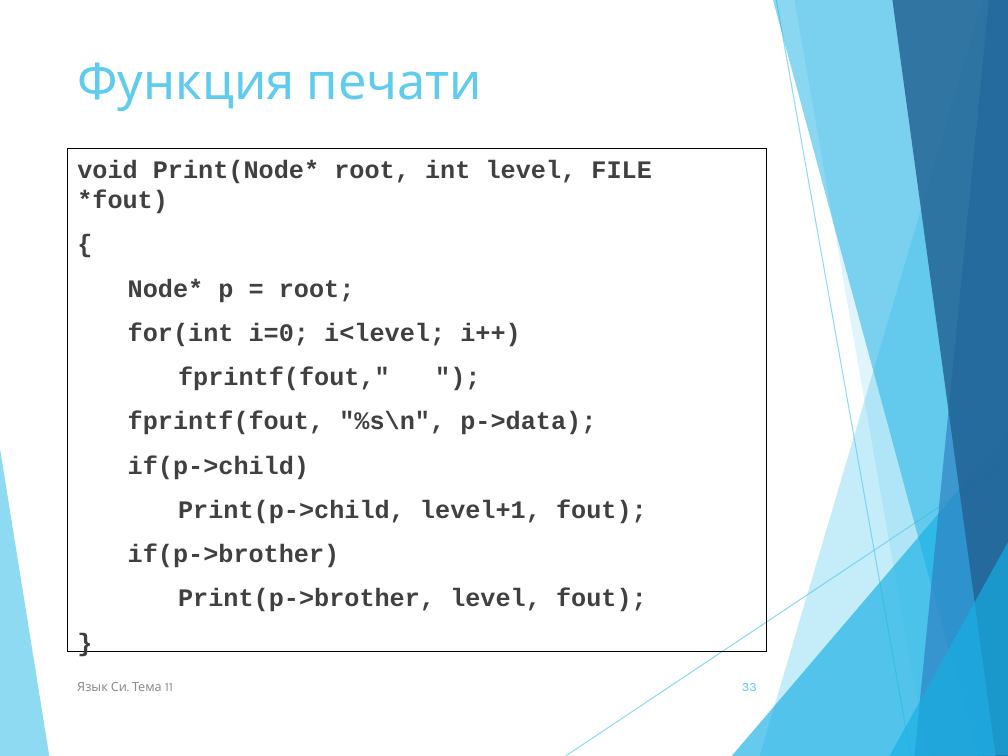
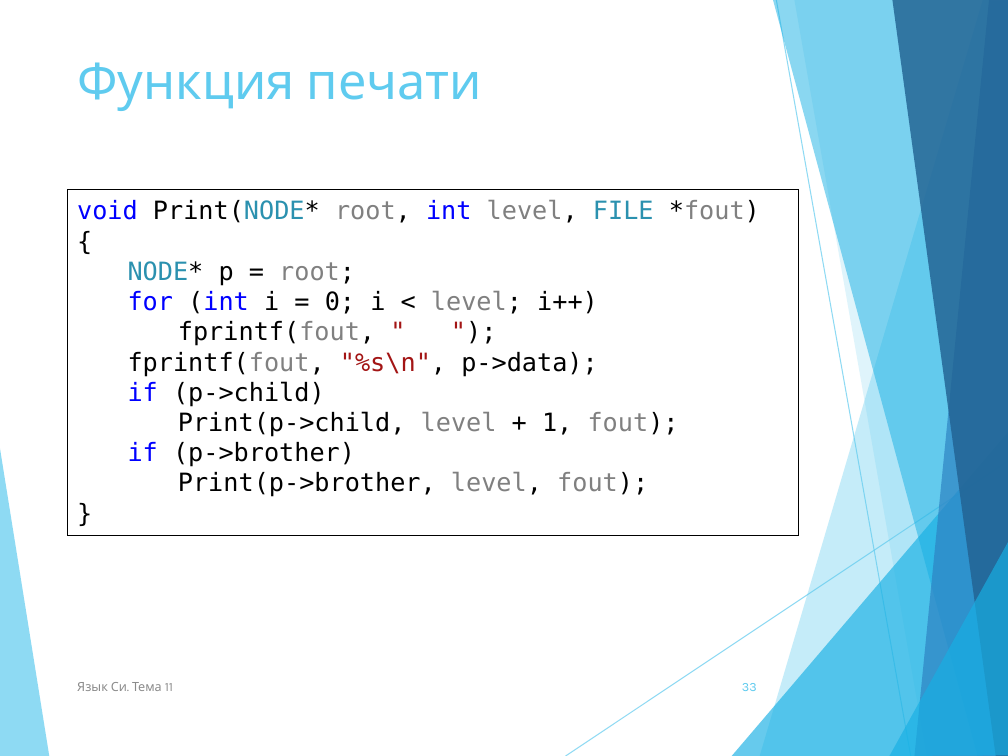
Before and after one commit to NIIT-2020/lection_c, a slide deck: slide 33 of 11 Динамические структуры данных.pptx. Drawn at 1008x756 pixels with LibreOffice and Linux fonts; fonts in the diff are those of the drawing. Boxes give left, top, right and bottom in pixels: in the first picture for what was removed or moved away, otherwise in the second. Text is boxed around its words. In the diff, an @@ line names an element or a change of style, - is before the commit and + after.

```diff
--- a/11 Динамические структуры данных.pptx
+++ b/11 Динамические структуры данных.pptx
@@ rectangle "void Print(NODE* root, int level, ...": place and size @@
-rectangle "void Print(NODE* root, int level, ..." at box(68, 148, 767, 651)
+rectangle "void Print(NODE* root, int level, ..." at box(68, 190, 798, 535)
@@ rectangle "void Print(NODE* root, int level, ..." at box(68, 190, 798, 535): text to rectangle @@
@@ text in rectangle at box(77, 200, 760, 223): text changed; font Courier New to DejaVu Sans Mono; text colour #404040 to #808080; bold off @@
-void Print(Node* root, int level, FILE *fout)
+void Print(NODE* root, int level, FILE *fout)
@@ text in rectangle at box(128, 261, 598, 346): text changed; font Courier New to DejaVu Sans Mono; text colour #404040 to #000000; bold off @@
-Node* p = root;
-for(int i=0; i<level; i++)
-fprintf(fout," ");
+NODE* p = root;
+for (int i = 0; i < level; i++)
+fprintf(fout, " ");
@@ text in rectangle at box(128, 352, 648, 497): font Courier New to DejaVu Sans Mono, text colour #404040 to #000000, bold off in "{", "fprintf(fout, "%s\n", p->data);", "Print(p->brother, level, fout);", "}"; text colour #404040 to #808080 in "fprintf(fout,", "level, fout);"; text colour #404040 to #A31515 in ""%s\n","; less space between paragraphs @@
@@ text in rectangle at box(128, 381, 679, 467): text changed; font Courier New to DejaVu Sans Mono; text colour #404040 to #000000; bold off @@
-if(p->child)
-Print(p->child, level+1, fout);
-if(p->brother)
+if (p->child)
+Print(p->child, level + 1, fout);
+if (p->brother)
```
Also in this commit, not shown: 8 other slides changed, 1 slide added, 1 slide removed.
